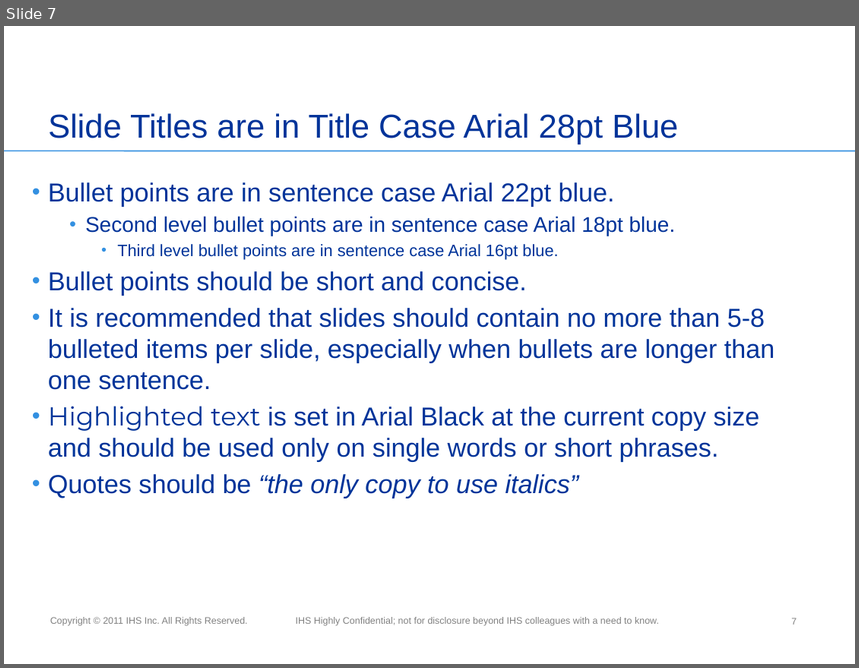
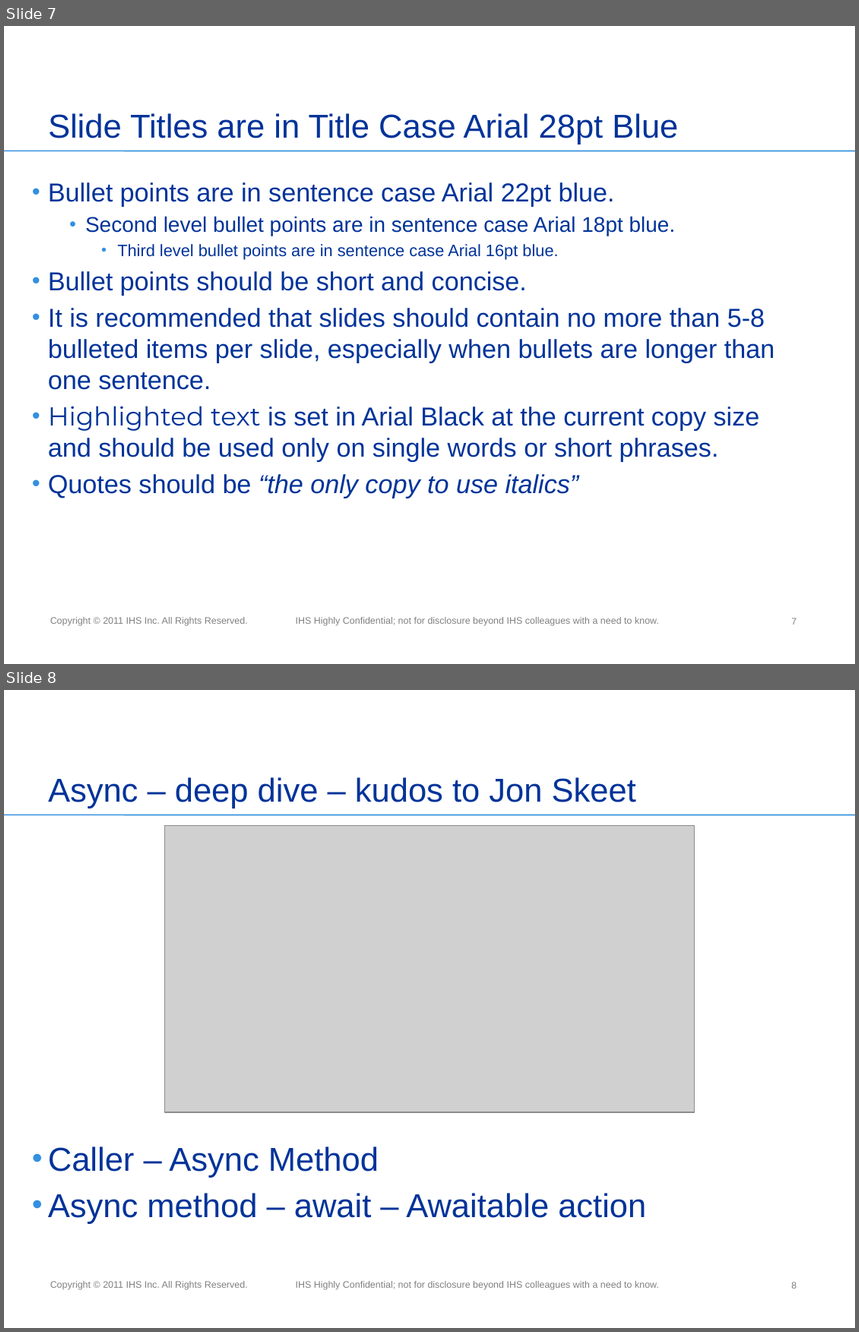
Before and after one commit to miensol/conference2012, a slide deck: C# 5.pptx. Shown one above the other, each under a label of ours: slide 7 before the commit, slides 7 and 8 after it. The pictures are 859x668 and 859x1332 pixels, drawn with LibreOffice and Linux fonts; fonts in the diff are those of the drawing; grey boxes stand for pictures; background and template pictures are left out. Boxes give left, top, right and bottom in pixels: in the first picture for what was removed or moved away, otherwise in the second. Text is boxed around its words. In the diff, an @@ line names an element or a change of style, - is before the commit and + after.

```diff
--- a/C# 5.pptx
+++ b/C# 5.pptx
@@ slide 8 added at (4,690,855,1328), background #FFFFFF; not listed: 3 template elements that a slide beside it also shows @@
@@ title added at (48,777,636,809), 28 pt, text #003399 @@
+Async – deep dive – kudos to Jon Skeet
@@ picture added at (165,825,695,1113) @@
@@ text added at (48,1147,646,1224), 28 pt, text #003399 @@
+• Caller – Async Method
+• Async method – await – Awaitable action
@@ page number added at (791,1282,797,1289), 8 pt, text #808080 @@
+8
```
Also in this commit, not shown: 5 other files.
